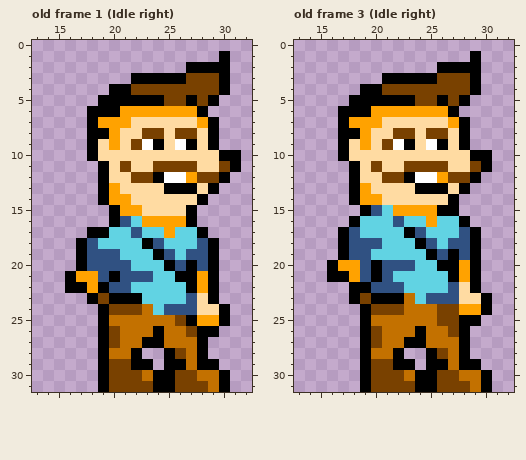
File history of a pixel-art file, Art/Characters/Player/Player-unit.aseprite. The picture above was drawn from the file before the commit.
48x32 pixels, 4 frames. Shown: old frame 1 (Idle right): x 13..32, y 0..31; old frame 3 (Idle right): x 13..32, y 0..31. The commit also changed other frames, which this record leaves out.
The same view after the edit:
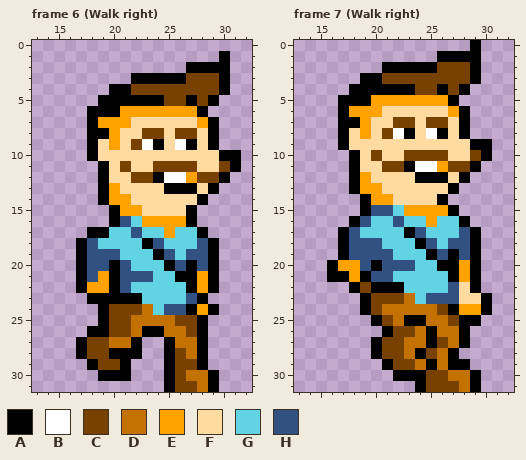
Palette (. is transparent): A #000000  B #ffffff  C #794100  D #c37100  E #ffa200  F #ffdba2  G #61d3e3  H #305182
A new or re-ordered frame is compared with the old frame closest to it.
The author wrote: Added walk right animation
From old to new:
frames 4 -> 10
Changed rows in their new state; - is an unchanged pixel.
Frame 6 (Walk right) is new; against old frame 1 (Idle right):
first column x 16:
20 ----A----------
21 .AHE-----------
22 .--EA----------
23 ---A--------A.-
24 -----------AEA.
25 ----CC-----CA..
26 --A--C-A-----.-
27 -ACCD-A..A-----
28 -ACCAA---------
29 --AC-A..--CC-.-
30 ----AA...--D-A.
31 ---......---DA.
Frame 7 (Walk right) is new; against old frame 3 (Idle right):
first column x 17:
 0 ------------A-
 1 ---------AAA--
 2 ----AAAAACCC--
 3 --AACCCCC-----
 4 -A--AAA--A-A.-
 5 A--EEEEEEEA.--
 6 -EE-FFFFFFEA--
 7 -A-F-CC-CCF---
 8 -F--CBA-BA----
 9 --F-FFF-FF-FAA
10 .A-C--CCCC--C-
11 ---FCCABBECCA.
12 --E-FFFAAAFA.-
13 ---E---FFFA.--
14 -.A-E----A.---
15 ----HG---E----
16 --H-----------
19 ---HH---------
21 --AH----------
22 --CAAA--------
23 -.ACCC--------
24 ----DD----A---
25 --.AC-AA-D----
26 --..ACCDA-D---
27 --.ACCDDAC----
28 --.ACCDACDA.--
29 --..ACCD-DA-.-
30 --...AA-C-D-A.
31 --.....-C--DA.
